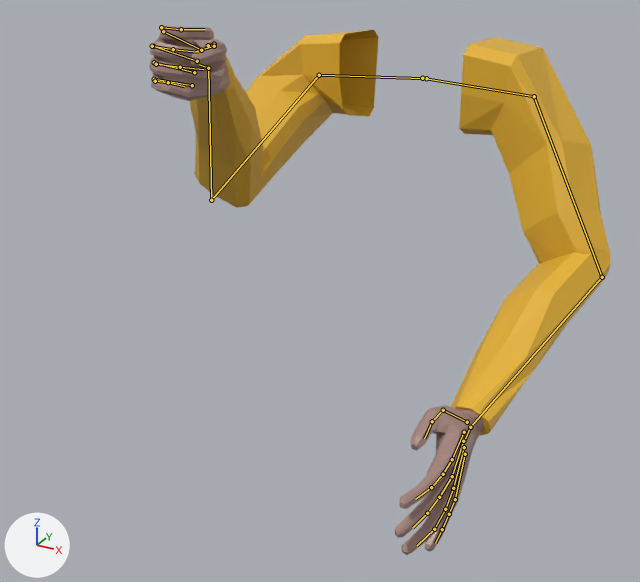
The Blender file Assets/Art/Models/Blender/Arms.blend, before and after one commit.
Before and after are seen from a camera (50 mm lens) standing at (7.13, -17.53, 4.43) and looking at (-0.31, -4.01, -2.33). Every picture has the same lights, and +X, +Y and +Z are marked at lower left. Both versions are drawn at frame 7 of the action 'CritHit'; the numbers are the values there. The bones that bend it are drawn over the model as lines.

In view in the first picture: 'ArmL', 'ArmR'.
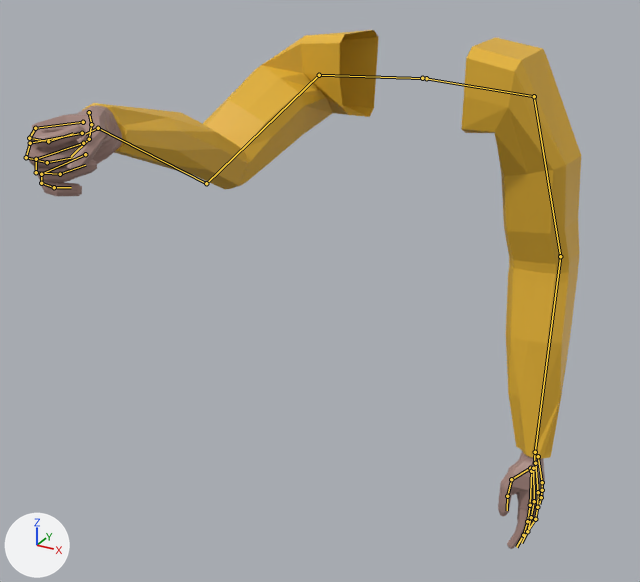
The change, as a list of edits to the scene's bpy script:
```text
Change bone_handcontrollerr:
    where bone_handcontrollerr = bpy.data.objects['Armature'].pose.bones['HandControllerR']
    bone_handcontrollerr.location: (0.96, -9.26, 4.81) -> (0.1, -8.52, 6.57)
    bone_handcontrollerr.rotation_euler: (1.658, 0.279, -0.14) -> (1.728, -0.14, -0.192)  # degrees (95, 16, -8) -> degrees (99, -8, -11)
Change bone_handcontrollerl:
    where bone_handcontrollerl = bpy.data.objects['Armature'].pose.bones['HandControllerL']
    bone_handcontrollerl.location: (4.54, -7.71, 4.4) -> (7.56, -7.53, -0.61)
    bone_handcontrollerl.rotation_euler: (1.571, 0.297, -0.0873) -> (2.025, 1.571, 0.454)  # degrees (90, 17, -5) -> degrees (116, 90, 26)
```

What differs and where, as boxes [x1, y1, x2, y2] in the pictures (640 x 582 px):
'ArmL', posed (44% narrower)
    before: [395, 37, 611, 555]
    after: [461, 37, 581, 549]
'ArmR', posed (53% wider, 9% shorter)
    before: [149, 26, 378, 208]
    after: [28, 30, 378, 196]
